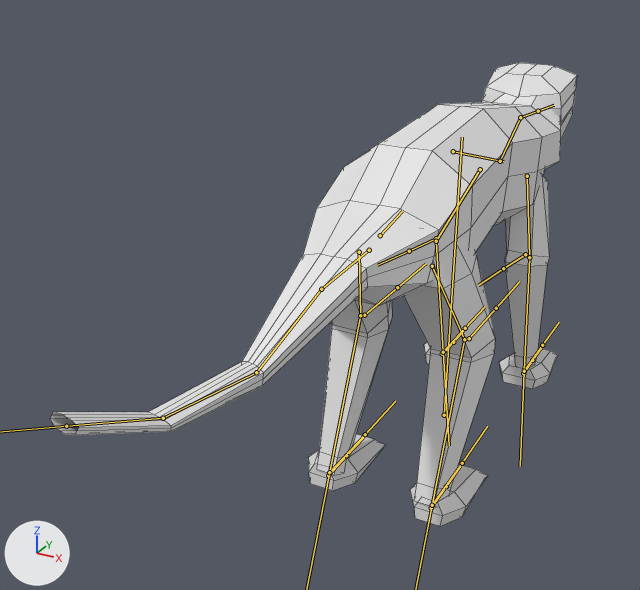
The FBX model Assets/Art/AnimationClips/monke2.fbx as it was, and as the next commit left it.
Both versions are drawn from a 50 mm lens placed at (1.59, -4.23, 1.71), pointed at (-0.41, -0.6, -0.1). Arrows for +X, +Y and +Z are at lower left; the lights stay in place. Both versions are drawn at frame 14 of the action 'MonkeArmature|Land'; the numbers are the values there. The bones that bend it are drawn over the model as lines. Mesh edges are drawn as thin lines.

Objects in the first picture: 'Monke'.
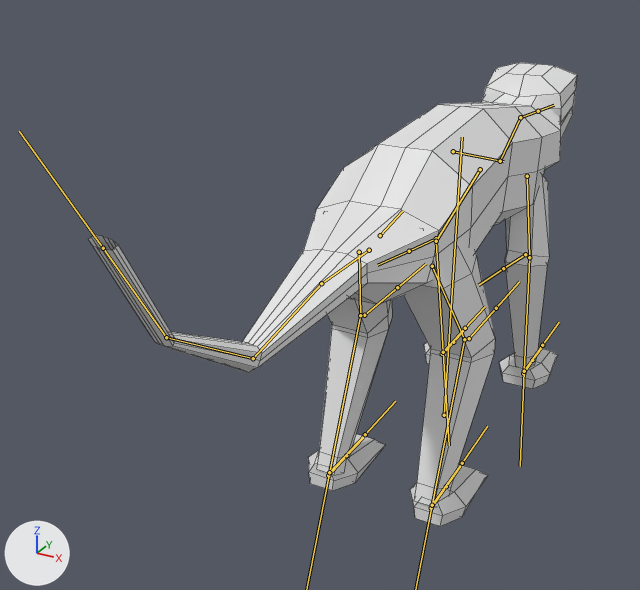
What differs and where, as boxes [x1, y1, x2, y2] in the pictures (640 x 590 px):
```json
{"object": "Monke", "change": "posed", "before": [50, 63, 577, 526], "after": [88, 63, 577, 526], "on screen": "7% narrower"}
{"bone": "Tail1", "before": "(369, 250) to (321, 289)", "after": "(369, 250) to (321, 283)"}
{"bone": "Tail2", "before": "(321, 289) to (256, 372)", "after": "(321, 283) to (253, 358)"}
{"bone": "Tail3", "before": "(256, 372) to (163, 418)", "after": "(253, 358) to (166, 337)"}
{"bone": "Tail4", "before": "(163, 418) to (66, 426)", "after": "(166, 337) to (103, 248)"}
```

Edits to the scene script, one JSON object a line:
```json
{"block": "bone_tail1", "where": "bone_tail1 = bpy.data.objects['MonkeArmature'].pose.bones['Tail1']  # child of 'LowerSpine'"}
{"op": "set", "path": "bone_tail1.rotation_quaternion", "old": "(0.923, 0.386, 0.0, 0.0)", "new": "(0.911, 0.412, 0.0, 0.0)", "note": "degrees (45, 0, 0) -> degrees (49, 0, 0)"}
{"block": "bone_tail2", "where": "bone_tail2 = bpy.data.objects['MonkeArmature'].pose.bones['Tail2']  # child of 'Tail1'"}
{"op": "set", "path": "bone_tail2.rotation_quaternion", "old": "(0.99, -0.116, -0.002, -0.076)", "new": "(0.993, -0.086, -0.002, -0.076)", "note": "degrees (-13, -1, -9) -> degrees (-10, -1, -9)"}
{"block": "bone_tail3", "where": "bone_tail3 = bpy.data.objects['MonkeArmature'].pose.bones['Tail3']  # child of 'Tail2'"}
{"op": "set", "path": "bone_tail3.rotation_quaternion", "old": "(0.985, 0.172, -0.029, 0.002)", "new": "(0.942, 0.335, -0.008, -0.01)", "note": "degrees (20, -3, 0) -> degrees (39, 0, -1)"}
{"block": "bone_tail4", "where": "bone_tail4 = bpy.data.objects['MonkeArmature'].pose.bones['Tail4']  # child of 'Tail3'"}
{"op": "set", "path": "bone_tail4.rotation_quaternion", "old": "(0.988, -0.151, -0.004, 0.023)", "new": "(0.996, -0.09, -0.001, 0.006)", "note": "degrees (-17, 0, 3) -> degrees (-10, 0, 1)"}
```
